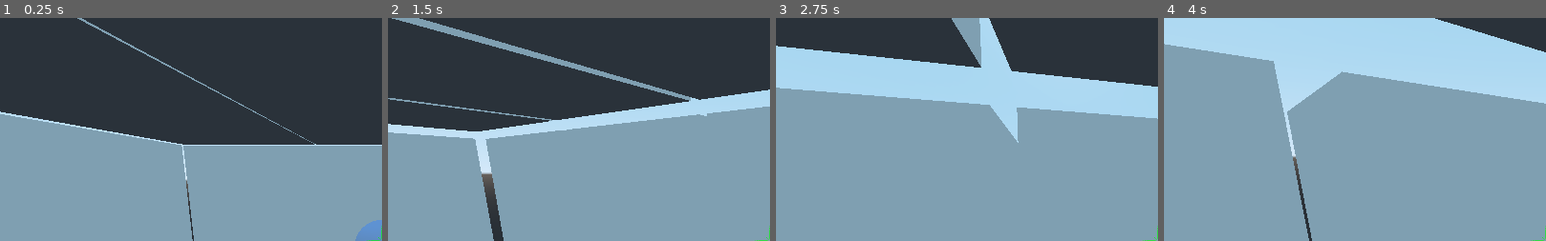
Above: before the commit, frames 1-4 (left to right).
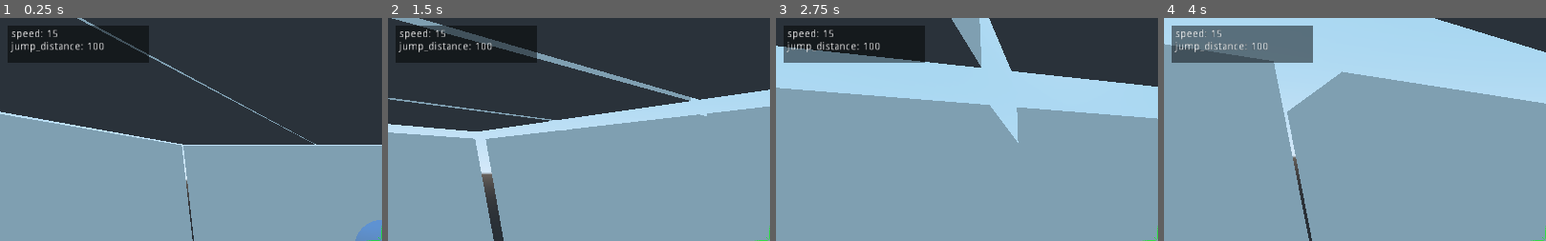
Above: after the commit, the same moments.

Repository: winston-yallow/leaps_and_bounds
Game: Godot game, scene res://levels/00_TestLevel.tscn
The game is run twice, just before and just after one commit, with the same random seed, the same clock (stepped at 60 frames per second) and the same inputs.
Inputs (mouse positions are % of the whole screen's width and height, from its top left):
- Up to frame 1 (0.25 s): no input
- Up to frame 2 (1.5 s): move the mouse to (55, 50) at 0.52 s; press the mouse at (55, 50) at 0.53 s; move the mouse to (45, 50) at 1.27 s; release the mouse at (45, 50) at 1.28 s; click (45, 50) at 1.35 s
- Up to frame 3 (2.75 s): move the mouse to (52, 48) at 2.02 s; press the mouse at (52, 48) at 2.03 s
- Up to frame 4 (4 s): move the mouse to (49, 52) at 2.77 s; release the mouse at (49, 52) at 2.78 s; click (49, 52) at 2.85 s; move the mouse to (57, 51) at 3.52 s; press the mouse at (57, 51) at 3.53 s
The pictures show only the part of the screen within x 0-50%, y 0-50%; the shares and areas given below are measured in that part.

The runs differ from the first frame. In frame 1, 6.0% of the frame differs, in the area x 2-39%, y 3-21%; in frame 2, 6.0%; in frame 3, 6.0%; in frame 4, 6.2%.

Commit message:
Add text box to display stats (speed and max jump distance)

Diff:
--- a/game/player/Player.gd
+++ b/game/player/Player.gd
@@ -23,8 +23,14 @@
 
 onready var target_preview: Spatial = $TargetPreview
 
+onready var stats: Label = $CanvasLayer/InfoOverlay/Stats
+
 func _ready() -> void:
     Input.set_mouse_mode(Input.MOUSE_MODE_CAPTURED)
+    stats.text = 'speed: {speed}\njump_distance: {ray_length}'.format({
+        'speed': speed,
+        'ray_length': ray_length
+    })
 
 func _input(event: InputEvent) -> void:
     if current_state == STATE.WAITING:
--- a/game/player/Player.tscn
+++ b/game/player/Player.tscn
@@ -47,3 +47,21 @@
 __meta__ = {
 "_edit_use_anchors_": false
 }
+
+[node name="InfoOverlay" type="ColorRect" parent="CanvasLayer"]
+margin_left = 10.0
+margin_top = 10.0
+margin_right = 200.0
+margin_bottom = 60.0
+color = Color( 0, 0, 0, 0.486275 )
+__meta__ = {
+"_edit_use_anchors_": false
+}
+
+[node name="Stats" type="Label" parent="CanvasLayer/InfoOverlay"]
+anchor_right = 1.0
+anchor_bottom = 1.0
+margin_left = 5.0
+margin_top = 5.0
+margin_right = -5.0
+margin_bottom = -5.0
